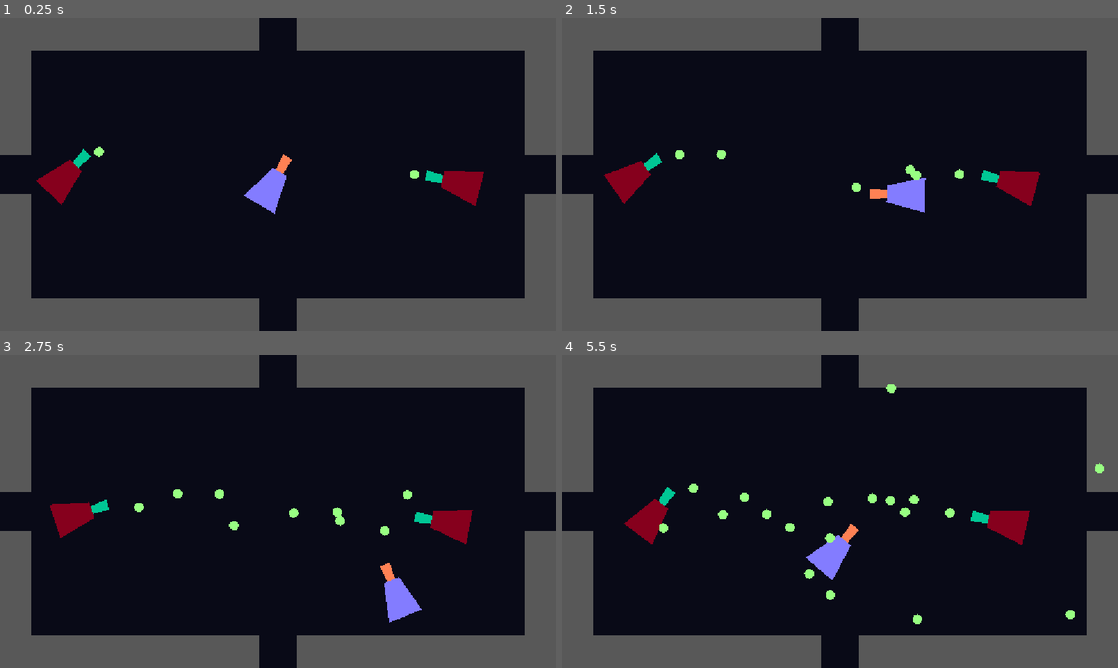
Above: before the commit, frames 1-4 (two rows, left to right).
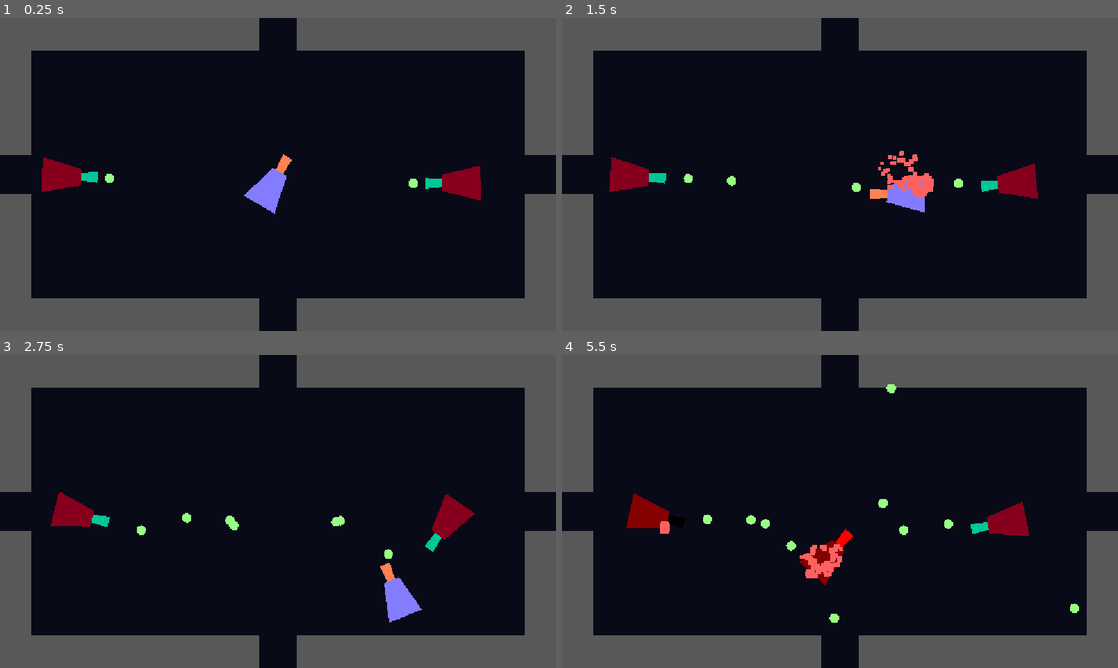
Above: after the commit, the same moments.

Repository: juansfierro/valentine-game-jam
Game: Godot game, scene res://scenes/game.tscn
Two runs of this game, one before a commit and one after it. Both use one fixed random seed, a clock stepped at 60 frames per second and the inputs below.
Inputs (mouse positions are in pixels of both pictures, inside the frame that each line leads up to):
- Up to frame 1 (0.25 s): no input
- Up to frame 2 (1.5 s): move the mouse to (962, 158) at 0.52 s; hold D (right) 0.53-1.28 s; tap Space (shoot) at 0.6, 1.35 s; move the mouse to (728, 190) at 1.27 s; hold S (down) from 1.28 s (still down)
- Up to frame 3 (2.75 s): move the mouse to (333, 442) at 2.02 s; release S (down) at 2.03 s; hold D (right) from 2.03 s (still down); tap Space (shoot) at 2.1 s
- Up to frame 4 (5.5 s): move the mouse to (812, 574) at 2.77 s; release D (right) at 2.78 s; hold W (up) 2.78-3.53 s; tap Space (shoot) every 0.75 s from 2.85 to 5.1 s; move the mouse to (1006, 558) at 3.52 s; hold A (left) 3.53-5.03 s; move the mouse to (673, 464) at 4.27 s; move the mouse to (867, 511) at 5.02 s; hold S (down) from 5.03 s (still down)

The runs differ from the first frame. In frame 1, 0.9% of the frame differs, in the area x 6-87%, y 41-60%; in frame 2, 1.6%; in frame 3, 1.5%; in frame 4, 3.2%, in the area x 11-98%, y 34-86%.

Commit message:
Fixed enemy tracking the player and hitting themselves.

Diff:
--- a/scenes/bullet.tscn
+++ b/scenes/bullet.tscn
@@ -6,6 +6,7 @@
 radius = 10.0499
 
 [node name="Bullet" type="Area2D" unique_id=1282777845 groups=["bullets"]]
+collision_mask = 19
 script = ExtResource("1_r20t4")
 speed = 100
 
--- a/scripts/enemy.gd
+++ b/scripts/enemy.gd
@@ -37,7 +37,7 @@
 func _physics_process(delta: float) -> void:
 	if not is_awake or not player:
 		return
-	look_at(player.global_position - global_position)
+	look_at(player.global_position)
 	maintain_distance()
 
 	if can_shoot:
